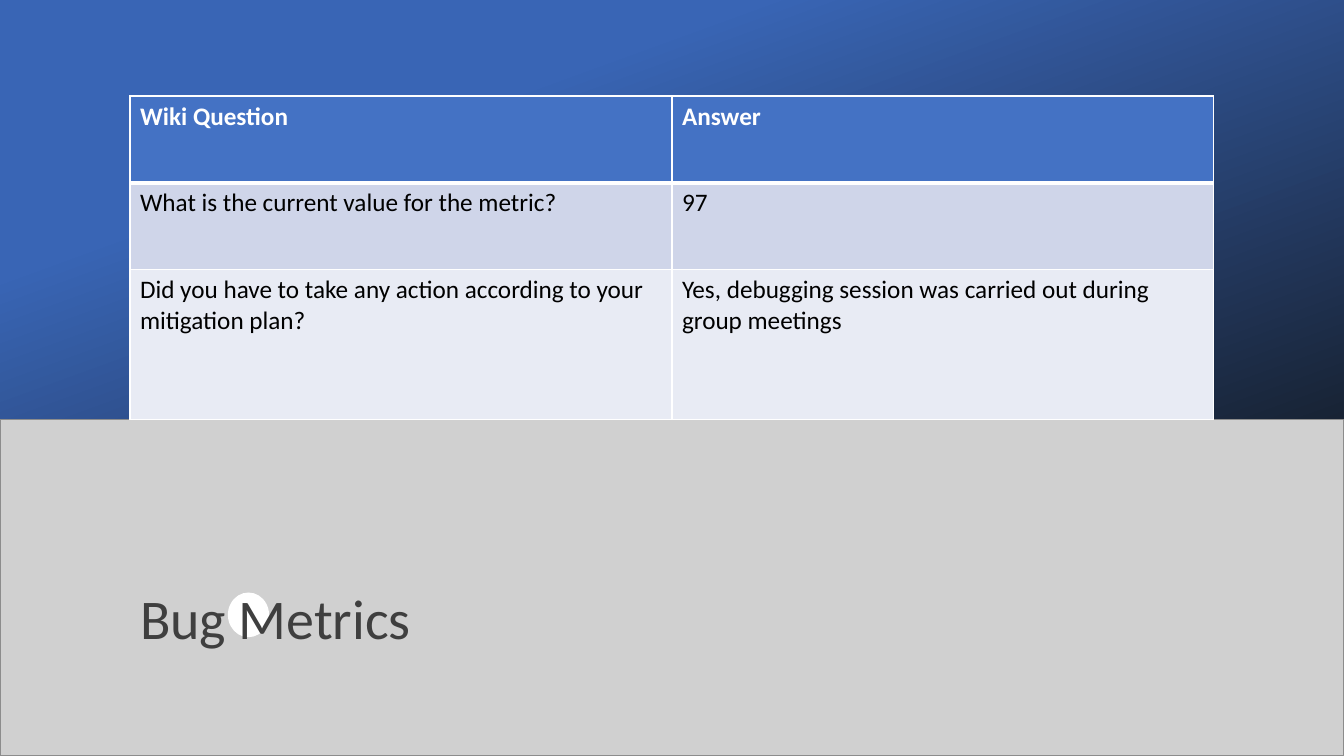
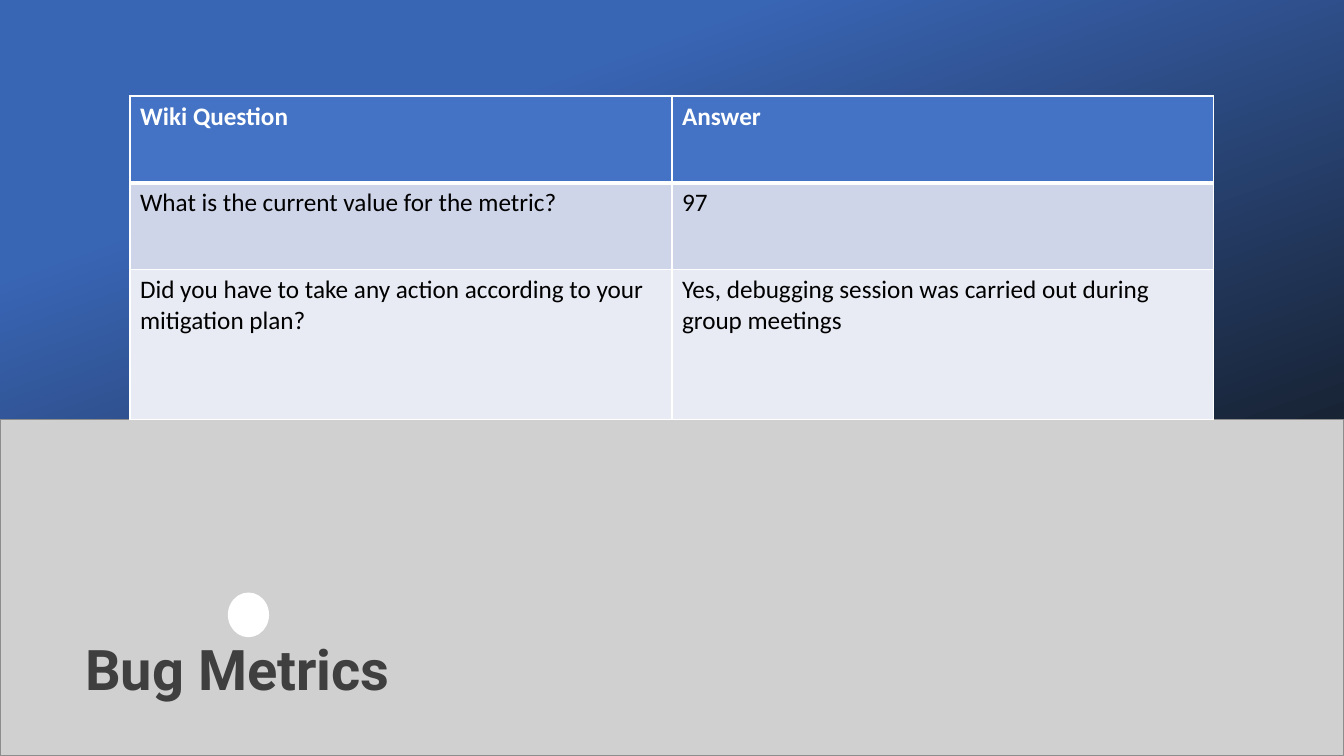
Before and after one commit to xbloh/Online-Course-Bidding-System-, a slide deck: slide 13 of presentations/PM Review - Week 7.pptx (slide 10 before the commit). Drawn at 1344x756 pixels with LibreOffice and Linux fonts; fonts in the diff are those of the drawing; grey boxes stand for pictures. Boxes give left, top, right and bottom in pixels: in the first picture for what was removed or moved away, otherwise in the second. Text is boxed around its words. In the diff, an @@ line names an element or a change of style, - is before the commit and + after.

```diff
--- a/presentations/PM Review - Week 7.pptx
+++ b/presentations/PM Review - Week 7.pptx
@@ title "Bug Metrics": place and size @@
-title "Bug Metrics" at (140, 593, 411, 649)
+title "Bug Metrics" at (85, 648, 389, 702)
@@ title "Bug Metrics" at (85, 648, 389, 702): font Calibri to Roboto, bold on @@
```
Also in this commit, not shown: 11 other slides changed, 4 slides added.
